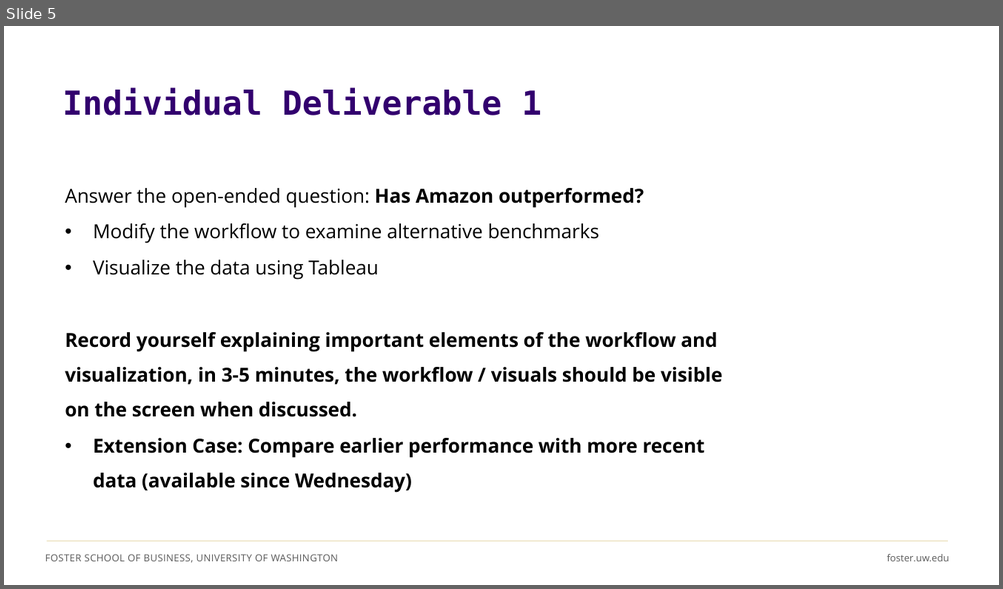
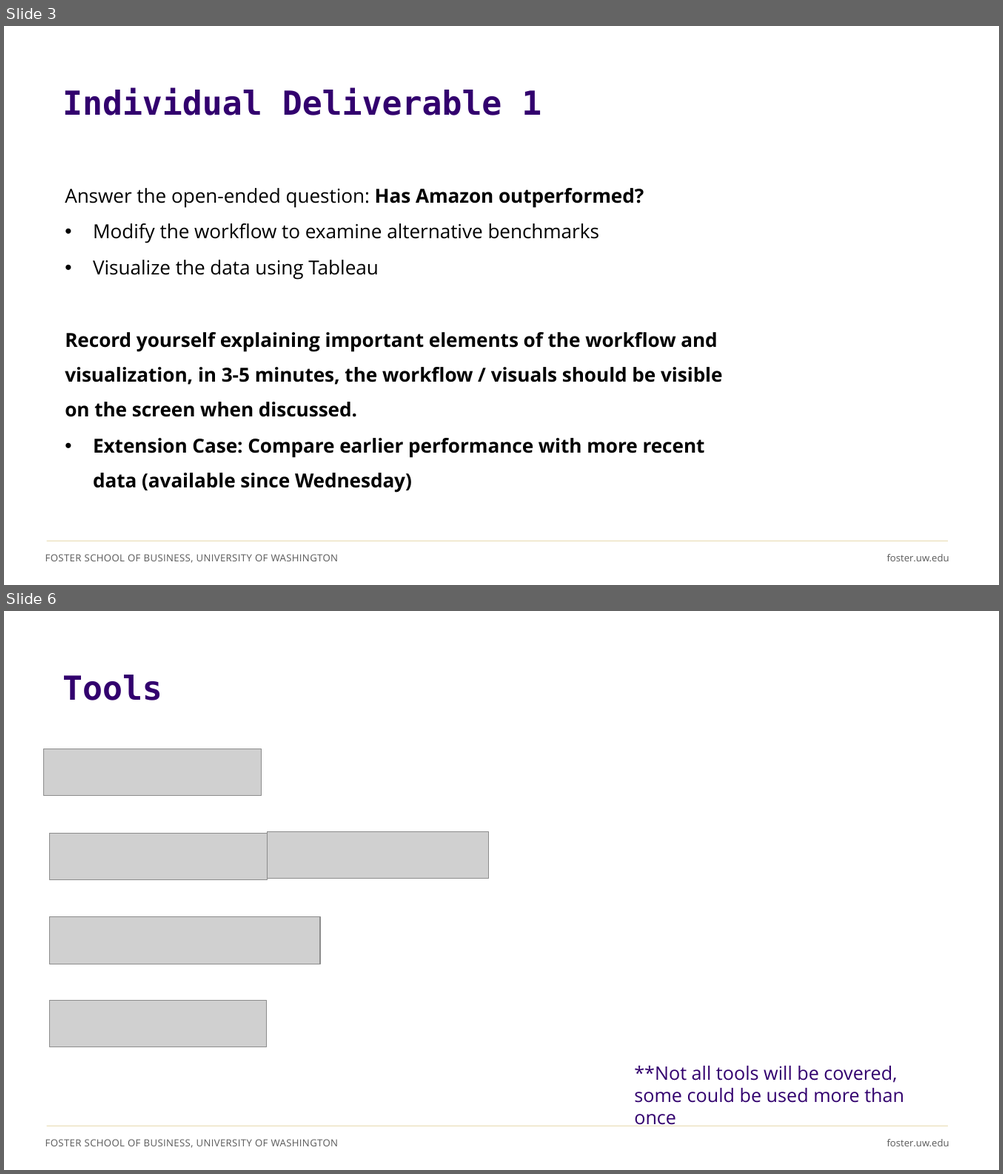
Before and after one commit to ashercurtis/slides.io, a slide deck: ACCTG320/ACCTG320Class13_2026.pptx. Shown one above the other, each under a label of ours: slide 5 before the commit, slides 3 and 6 after it; the slides between them are not shown. The pictures are 1003x589 and 1003x1174 pixels, drawn with LibreOffice and Linux fonts; fonts in the diff are those of the drawing; grey boxes stand for pictures. Boxes give left, top, right and bottom in pixels: in the first picture for what was removed or moved away, otherwise in the second. Text is boxed around its words. In the diff, an @@ line names an element or a change of style, - is before the commit and + after.

```diff
--- a/ACCTG320/ACCTG320Class13_2026.pptx
+++ b/ACCTG320/ACCTG320Class13_2026.pptx
@@ slide 6 added at <box>4,611,999,1170</box>, background #FFFFFF; not listed: 3 template elements that a slide beside it also shows @@
@@ title added at <box>62,675,162,701</box>, 32 pt, text #32006E, bold @@
+Tools
@@ picture added at <box>43,749,262,796</box> @@
@@ picture added at <box>267,832,489,880</box> @@
@@ picture added at <box>50,833,267,880</box> @@
@@ picture added at <box>50,917,320,965</box> @@
@@ picture added at <box>50,1001,267,1048</box> @@
@@ text added at <box>634,1066,904,1103</box>, 18 pt, text #32006E @@
+**Not all tools will be covered,
+some could be used more than once
@@ what was slide 5 is now slide 3 @@
```
Also in this commit, not shown: 2 slides changed, 2 other slides added.
